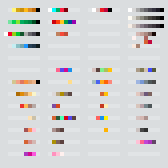
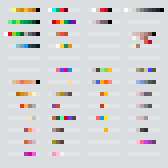
Before/after of a w=168, h=168 layered artwork. What changed in the layer stack:
added layer "duck" in group "Colors" over (56, 44, 72, 48)
added layer "cordless phone" in group "Colors" over (92, 20, 112, 24)
painted on "Layer 7" over (132, 32, 144, 40)
added layer "n white to c black (piano, chainsaw, rangefinder, mouse, bank, orca, robot, roc…" (1st of 2, in "Colors") in group "Colors" over (124, 8, 160, 12)
hid group "n white to c black (piano, chainsaw, rangefinder, mouse, bank, orca, robot, roc…" (2nd of 2, in "Colors") (3 layers) over (128, 8, 160, 12)
hid "w whites to w black (trashcan)" over (128, 16, 164, 20)
hid "w whites to pinkish darks copy" over (128, 24, 164, 28)
